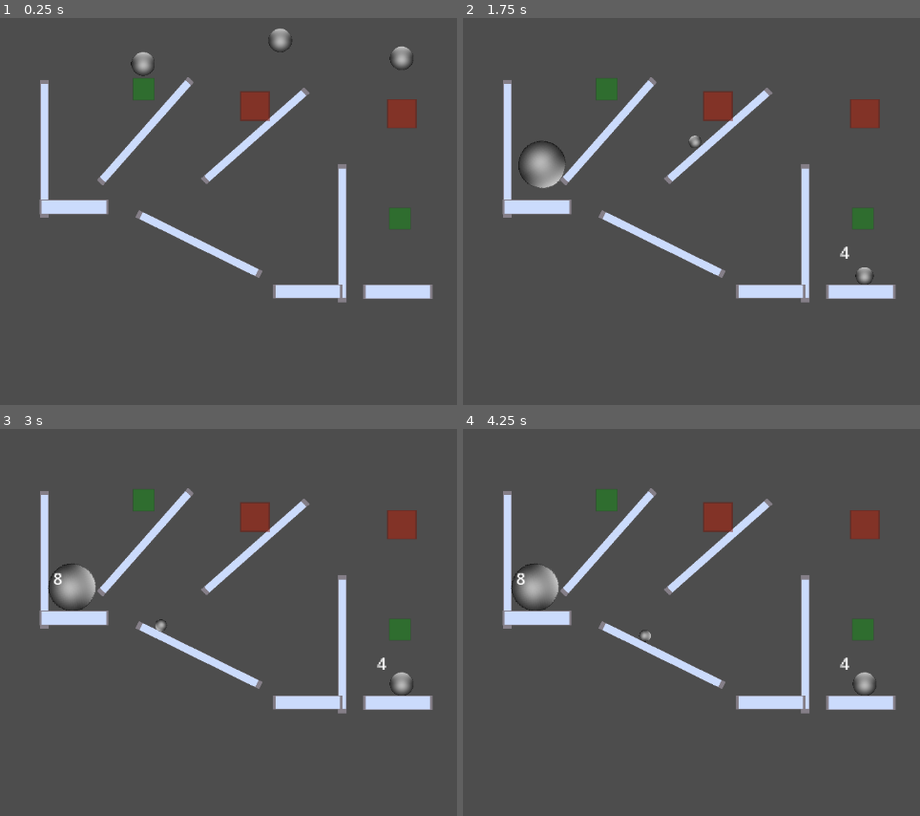
Above: before the commit, frames 1-4 (two rows, left to right).
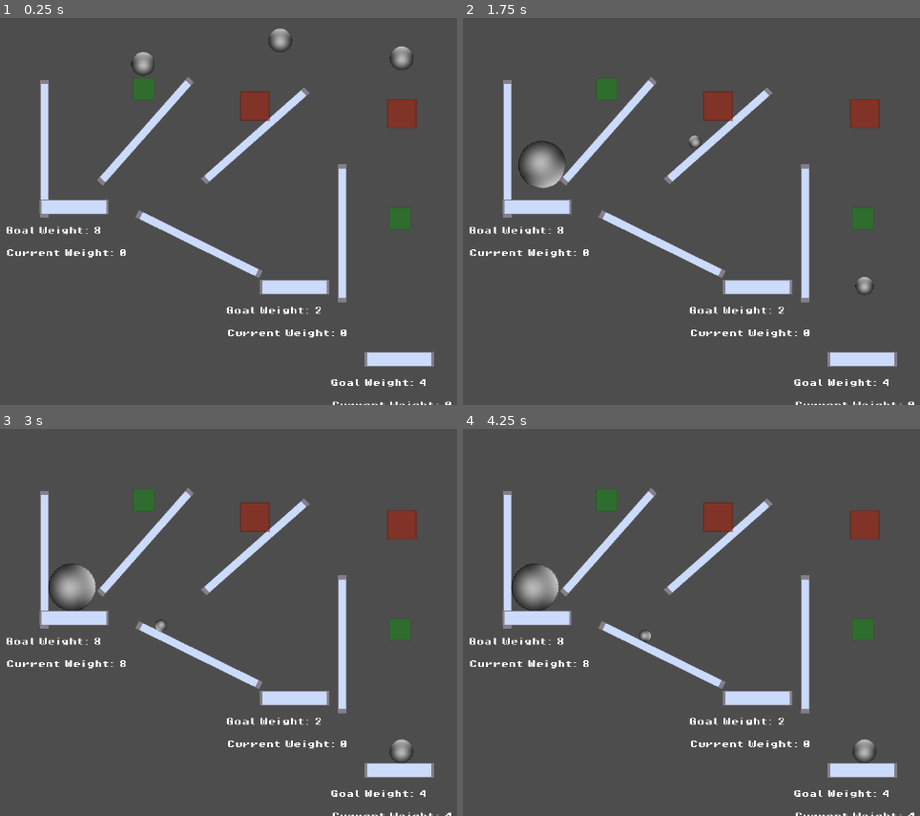
Above: after the commit, the same moments.

Repository: NewtKingGames/GMTKJam24
Game: Godot game, scene res://Scenes/Levels/test_level.tscn
The game is run twice, just before and just after one commit, with the same random seed, the same clock (stepped at 60 frames per second) and the same inputs.
Inputs:
- Up to frame 1 (0.25 s): no input
- Up to frame 2 (1.75 s): no input
- Up to frame 3 (3 s): tap Enter at 2.75 s
- Up to frame 4 (4.25 s): tap Space at 3.5 s

The runs differ from the first frame. In frame 1, 2.7% of the frame differs, in the area x 1-99%, y 53-100%; in frame 2, 2.9%; in frame 3, 3.1%, in the area x 1-99%, y 37-100%; in frame 4, 3.1%.

Commit message:
Add goal weights to scale scene and add level awareness of scale goals

Diff:
--- a/Scenes/Levels/test_level.tscn
+++ b/Scenes/Levels/test_level.tscn
@@ -1,12 +1,16 @@
-[gd_scene load_steps=6 format=3 uid="uid://dvyhri8ufdvyf"]
+[gd_scene load_steps=7 format=3 uid="uid://dvyhri8ufdvyf"]
 
 [ext_resource type="PackedScene" uid="uid://su8ld586qy81" path="res://Scenes/Objects/platform.tscn" id="1_7oh6f"]
+[ext_resource type="Script" path="res://Scripts/weight_scale_tracker.gd" id="1_l7tun"]
 [ext_resource type="PackedScene" uid="uid://d1c5sdqrwiuri" path="res://Scenes/Objects/ball.tscn" id="2_idysa"]
 [ext_resource type="PackedScene" uid="uid://db1sld5xkn1qp" path="res://Scenes/Objects/scale_zone_grow.tscn" id="3_5l8p5"]
 [ext_resource type="PackedScene" uid="uid://bodowffk2hyev" path="res://Scenes/Objects/scale_zone_shrink.tscn" id="4_d70p2"]
 [ext_resource type="PackedScene" uid="uid://do0jxgdl0c466" path="res://Scenes/Objects/basic_scale_platform.tscn" id="5_v8d71"]
 
 [node name="TestLevel" type="Node2D"]
+
+[node name="WeightScaleTracker" type="Node" parent="."]
+script = ExtResource("1_l7tun")
 
 [node name="Platforms" type="Node" parent="."]
 
@@ -73,11 +77,14 @@
 [node name="BasicScalePlatform" parent="Scales" instance=ExtResource("5_v8d71")]
 position = Vector2(-470, 50)
 scale = Vector2(2.96154, 2.96154)
+goal_weight = 8.0
 
 [node name="BasicScalePlatform2" parent="Scales" instance=ExtResource("5_v8d71")]
-position = Vector2(237, 305)
+position = Vector2(197, 292)
 scale = Vector2(2.96154, 2.96154)
+goal_weight = 2.0
 
 [node name="BasicScalePlatform3" parent="Scales" instance=ExtResource("5_v8d71")]
-position = Vector2(509, 306)
+position = Vector2(513, 510)
 scale = Vector2(2.96154, 2.96154)
+goal_weight = 4.0
--- a/Scenes/Objects/basic_scale_platform.tscn
+++ b/Scenes/Objects/basic_scale_platform.tscn
@@ -1,15 +1,17 @@
-[gd_scene load_steps=6 format=3 uid="uid://do0jxgdl0c466"]
+[gd_scene load_steps=8 format=3 uid="uid://do0jxgdl0c466"]
 
 [ext_resource type="Script" path="res://Scripts/scale.gd" id="1_28jlb"]
 [ext_resource type="Texture2D" uid="uid://cafcd1k01twp8" path="res://Sprites/GraySquare.png" id="2_0jxji"]
 [ext_resource type="Script" path="res://Scenes/Objects/scale_weight_label.gd" id="3_b0esl"]
+[ext_resource type="FontFile" uid="uid://banw55tp6ocuu" path="res://Fonts/PixelOperator8-Bold.ttf" id="3_u47wh"]
+[ext_resource type="Script" path="res://Scenes/Objects/scale_goal_weight_label.gd" id="4_oykgq"]
 
 [sub_resource type="RectangleShape2D" id="RectangleShape2D_ixf3m"]
 
 [sub_resource type="RectangleShape2D" id="RectangleShape2D_hgvvo"]
 size = Vector2(20, 14.3068)
 
-[node name="BasicScalePlatform" type="StaticBody2D"]
+[node name="BasicScalePlatform" type="StaticBody2D" groups=["scales"]]
 script = ExtResource("1_28jlb")
 
 [node name="Sprite2D" type="Sprite2D" parent="."]
@@ -27,14 +29,30 @@
 position = Vector2(0, -7.5)
 scale = Vector2(3.35909, 0.908656)
 shape = SubResource("RectangleShape2D_hgvvo")
-debug_color = Color(0.300091, 0.628304, 6.36511e-08, 0.42)
+debug_color = Color(0.631853, 0.369543, 0.952534, 0.42)
 
 [node name="ScaleWeightLabel" type="Label" parent="."]
-offset_left = -21.0
-offset_top = -52.0
-offset_right = 19.0
-offset_bottom = -29.0
+offset_left = -148.0
+offset_top = 43.0
+offset_right = 134.0
+offset_bottom = 66.0
+theme_override_fonts/font = ExtResource("3_u47wh")
+theme_override_font_sizes/font_size = 8
+text = "Current Weight is: 0"
+horizontal_alignment = 1
 script = ExtResource("3_b0esl")
+
+[node name="ScaleGoalWeightLabel" type="Label" parent="."]
+offset_left = -137.0
+offset_top = 20.0
+offset_right = 95.0
+offset_bottom = 43.0
+theme_override_fonts/font = ExtResource("3_u47wh")
+theme_override_font_sizes/font_size = 8
+text = "Goal Weight is: 0
+"
+horizontal_alignment = 1
+script = ExtResource("4_oykgq")
 
 [connection signal="scale_weight_changed" from="." to="ScaleWeightLabel" method="_on_basic_scale_platform_scale_weight_changed"]
 [connection signal="body_entered" from="ScaleArea" to="." method="_on_scale_area_body_entered"]
--- /dev/null
+++ b/Scenes/Objects/scale_goal_weight_label.gd
@@ -0,0 +1,6 @@
+extends Label
+
+var label_prefix: String = "Goal Weight: "
+
+func _ready():
+	text = label_prefix + str($"..".goal_weight)
--- a/Scenes/Objects/scale_weight_label.gd
+++ b/Scenes/Objects/scale_weight_label.gd
@@ -1,4 +1,9 @@
 extends Label
 
+var label_prefix: String = "Current Weight: "
+
+func _ready():
+	text = label_prefix + str(0)
+
 func _on_basic_scale_platform_scale_weight_changed(weight):
-	text = str(weight)
+	text = label_prefix + str(weight)
--- a/Scripts/scale.gd
+++ b/Scripts/scale.gd
@@ -2,14 +2,24 @@
 
 # TODO - consider making this scene JUST the Area2D and we'll compose it with other scenes later
 signal scale_weight_changed(weight: float)
+signal scale_goal_hit()
+signal scale_goal_lost()
 
-#var objects_on_scale: Array[ScalableObject] = []
+
+@export var goal_weight: float
 # I think this should be a map to make removing the item from the list easier
 var objects_on_scale: Dictionary = {}
+var goal_has_been_hit: bool = false
 var current_weight: float = 0.0:
 	set(value):
+		if value == goal_weight:
+			goal_weight_hit()
+		elif goal_has_been_hit:
+			goal_weight_lost()
 		current_weight = value
 		scale_weight_changed.emit(current_weight)
+
+
 
 func add_object_to_scale(object: ScalableObject):
 	objects_on_scale[object.name] = object
@@ -21,20 +31,21 @@
 
 func objects_on_scale_changed():
 	current_weight = compute_weight_of_objects()
-	print("the new current weight is")
-	print(current_weight)
 
-# TODO - do we need to trigger this after every scale change? probably not but worth thinking about
 func compute_weight_of_objects() -> float:
 	var total_weight: float = 0.0
 	for object in objects_on_scale.values():
 		if object is ScalableObject:
-			print(object)
 			total_weight += object.get_current_weight()
 		else:
 			print("something wrong somehow a non scalable object got into the scale")
 	return total_weight
 
+func goal_weight_hit():
+	scale_goal_hit.emit()
+
+func goal_weight_lost():
+	scale_goal_lost.emit()
 
 # TODO - slowdown the objects when they land on the scale!!!
 func _on_scale_area_body_entered(body: Node2D):
--- /dev/null
+++ b/Scripts/weight_scale_tracker.gd
@@ -0,0 +1,21 @@
+extends Node
+
+var scales_in_level: Array[Node]
+var scales_with_goal_met: int = 0
+
+func _ready():
+	scales_in_level = get_tree().get_nodes_in_group("scales")
+	for scale in scales_in_level:
+		scale.connect("scale_goal_hit", _on_scale_goal_hit)
+		scale.connect("scale_goal_lost", _on_scale_goal_lost)
+
+
+
+
+func _on_scale_goal_hit():
+	scales_with_goal_met += 1
+	if scales_with_goal_met == scales_in_level.size():
+		print("You beat the level!")
+
+func _on_scale_goal_lost():
+	scales_with_goal_met -= 1
Binary file added: Fonts/PixelOperator8-Bold.ttf
Not shown, added: Fonts/PixelOperator8-Bold.ttf.import
Binary file added: Fonts/PixelOperator8.ttf
Not shown, added: Fonts/PixelOperator8.ttf.import
